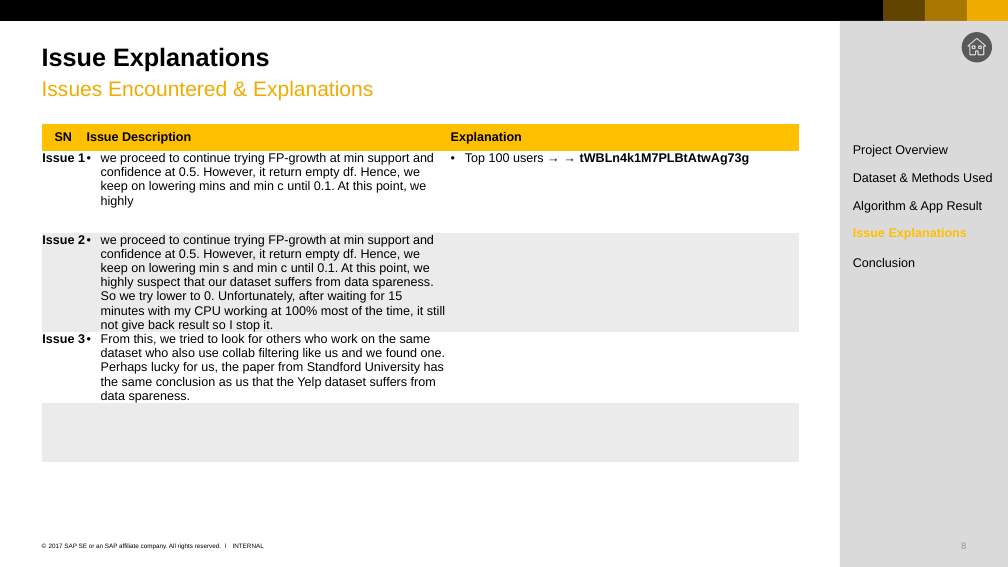
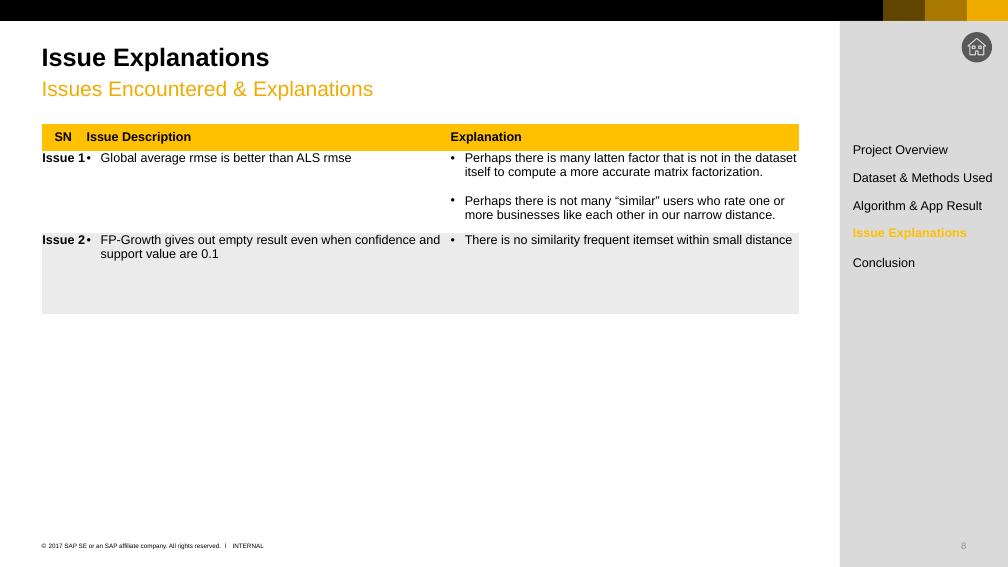
Before and after one commit to nguyenthanhtung2605/yelp-data-analysis, a slide deck: slide 8 of project_yelp_recommendation/15_Apr10_HuyNguyen_TungNguyen_Yelp_Restaurant_Recommendation.pptx. Drawn at 1008x567 pixels with LibreOffice and Linux fonts; fonts in the diff are those of the drawing. Boxes give left, top, right and bottom in pixels: in the first picture for what was removed or moved away, otherwise in the second. Text is boxed around its words. In the diff, an @@ line names an element or a change of style, - is before the commit and + after.

Commit message:
conclusion and future work

```diff
--- a/project_yelp_recommendation/15_Apr10_HuyNguyen_TungNguyen_Yelp_Restaurant_Recommendation.pptx
+++ b/project_yelp_recommendation/15_Apr10_HuyNguyen_TungNguyen_Yelp_Restaurant_Recommendation.pptx
@@ table at (42,124,799,314) @@
-row 2: Issue 1 | we proceed to continue trying FP-growth at min support and confidence at 0.5. However, it return empty df. Hence, we keep on lowering mins and min c until 0.1. At this point, we highly | Top 100 users → → tWBLn4k1M7PLBtAtwAg73g
-row 3: Issue 2 | we proceed to continue trying FP-growth at min support and confidence at 0.5. However, it return empty df. Hence, we keep on lowering min s and min c until 0.1. At this point, we highly suspect that our dataset suffers from data spareness. So we try lower to 0. Unfortunately, after waiting for 15 minutes with my CPU working at 100% most of the time, it still not give back result so I stop it. | 
-row 4: Issue 3 | From this, we tried to look for others who work on the same dataset who also use collab filtering like us and we found one. Perhaps lucky for us, the paper from Standford University has the same conclusion as us that the Yelp dataset suffers from data spareness. | 
-row 5:  |  | 
-row 6:  |  | 
+row 2: Issue 1 | Global average rmse is better than ALS rmse | Perhaps there is many latten factor that is not in the dataset itself to compute a more accurate matrix factorization. / Perhaps there is not many “similar” users who rate one or more businesses like each other in our narrow distance.
+row 3: Issue 2 | FP-Growth gives out empty result even when confidence and support value are 0.1 | There is no similarity frequent itemset within small distance
```
Also in this commit, not shown: 3 other slides changed, 3 other files.
